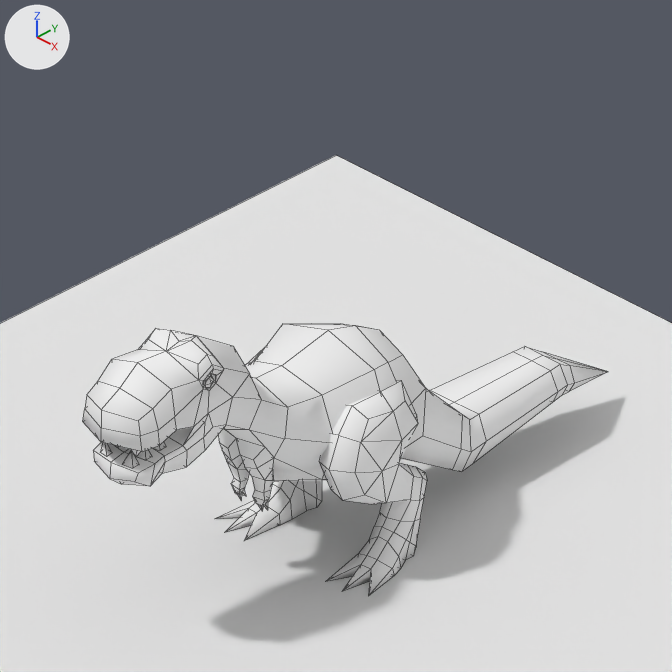
Renders of the Blender file Trex/Trex.blend from each side of a commit.
One viewpoint serves both versions: the file's camera 'Camera'. The axes (+X, +Y, +Z) are drawn at upper left. The lights are the same throughout. Mesh edges are drawn as thin lines.
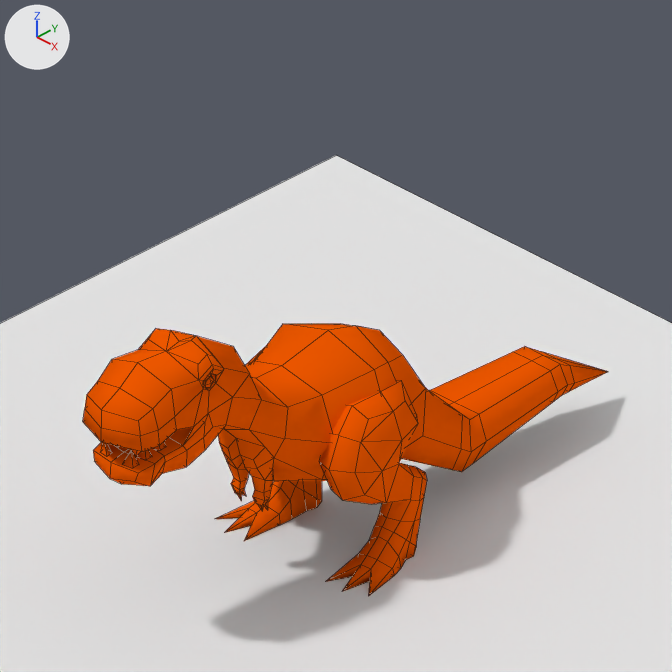
Commit message: Fix trex.

The edits, one by one:
Material 'material01' (mat_material01) changes colour from white #f1f1f1 to orange #f15900; in linear values from (0.878, 0.878, 0.878) to (0.878, 0.101, 0.0).

Location of each change, (x1, y1, x2, y2) in pixels of the pictures (672 x 672 px):
'mesh01.003', recoloured (white to orange): (83, 324, 608, 596) in both
